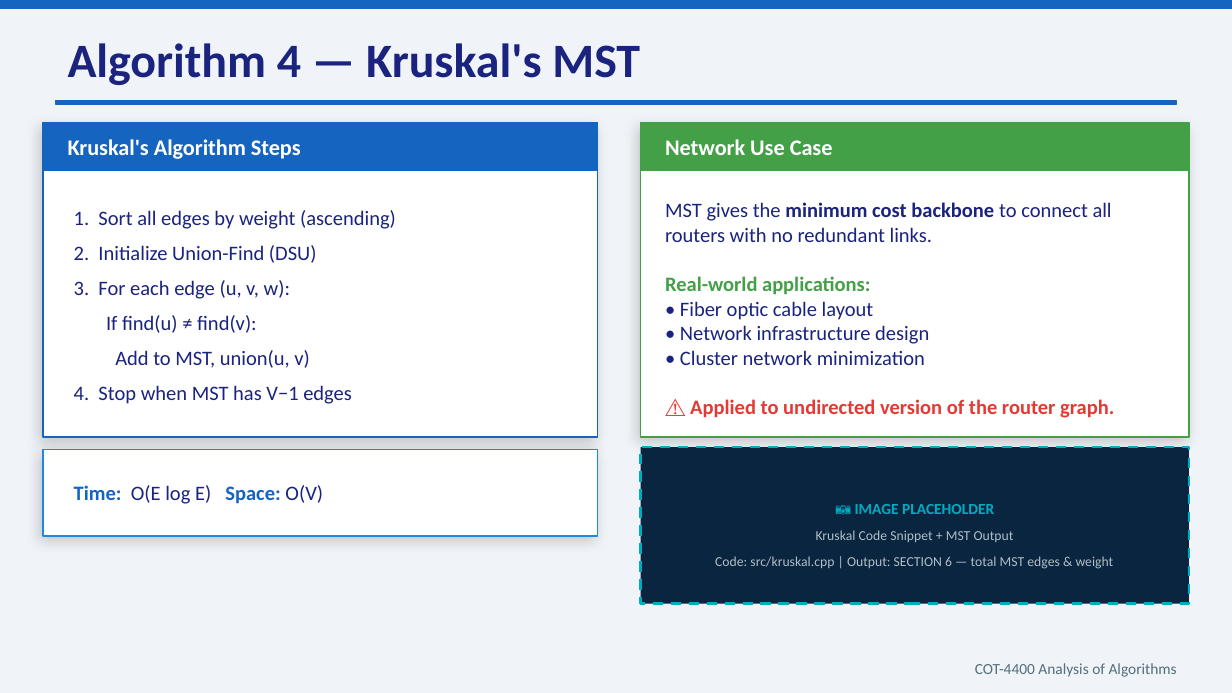
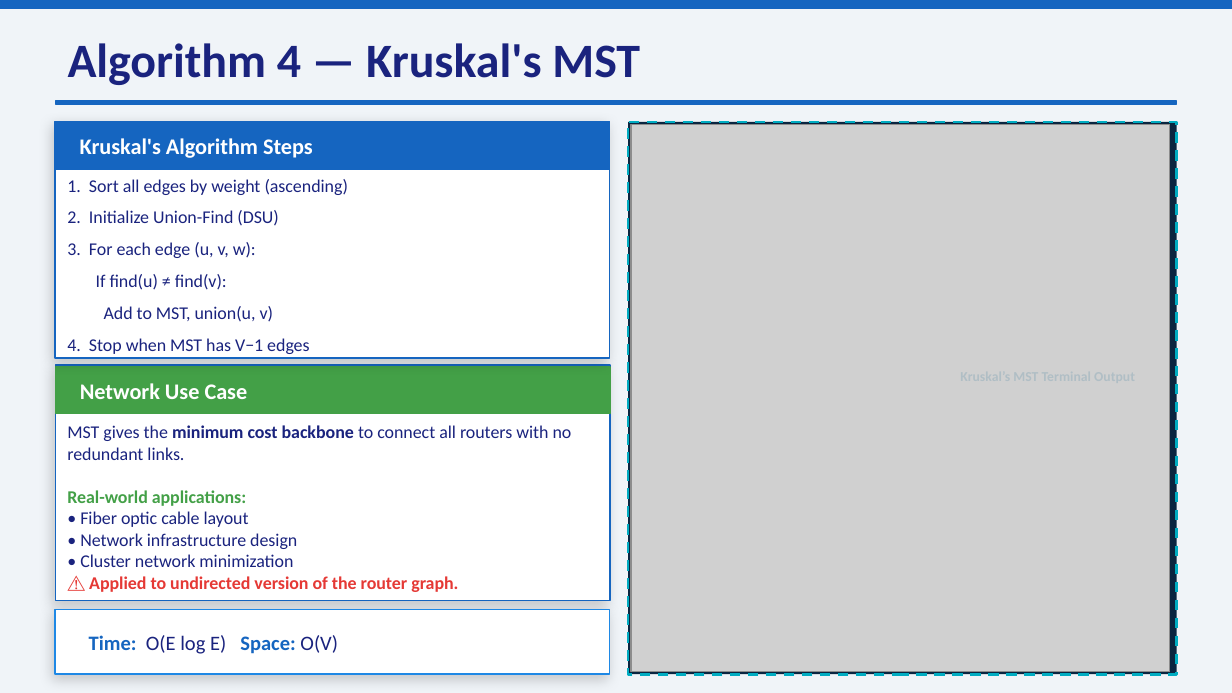
Before and after one commit to ZYXERO/COT4400-Router-Network-Optimization, a slide deck: slide 11 of docs/slides/COT4400_Presentation.pptx (slide 8 before the commit). Drawn at 1232x693 pixels with LibreOffice and Linux fonts; fonts in the diff are those of the drawing; grey boxes stand for pictures. Boxes give left, top, right and bottom in pixels: in the first picture for what was removed or moved away, otherwise in the second. Text is boxed around its words. In the diff, an @@ line names an element or a change of style, - is before the commit and + after.

```diff
--- a/docs/slides/COT4400_Presentation.pptx
+++ b/docs/slides/COT4400_Presentation.pptx
@@ rectangle: place and size @@
-rectangle at [43,123,598,170]
+rectangle at [55,122,610,169]
@@ rectangle: place and size @@
-rectangle at [43,123,598,437]
+rectangle at [55,122,610,359]
@@ text "Kruskal's Algorithm Steps": place and size @@
-text "Kruskal's Algorithm Steps" at [68,139,301,159]
+text "Kruskal's Algorithm Steps" at [80,138,313,158]
@@ rectangle: place and size @@
-rectangle at [641,447,1189,604]
+rectangle at [628,122,1177,674]
@@ picture added at [631,124,1169,671] @@
@@ rectangle removed at [641,123,1189,437] @@
@@ text "1. Sort all edges by ...": place and size @@
-text "1. Sort all edges by ..." at [74,210,396,404]
+text "1. Sort all edges by ..." at [67,179,348,354]
@@ text "1. Sort all edges by ..." at [67,179,348,354]: size 12 to 10.5 pt @@
@@ rectangle: place and size @@
-rectangle at [43,450,598,536]
+rectangle at [55,365,610,601]
@@ rectangle at [55,365,610,601]: outline #1E88E5 1 pt to #1565C0 1 pt @@
@@ rectangle: place and size @@
-rectangle at [641,123,1189,170]
+rectangle at [55,367,610,414]
@@ text "Network Use Case": place and size @@
-text "Network Use Case" at [665,139,833,155]
+text "Network Use Case" at [80,383,248,399]
@@ text "MST gives the minimum cost ..." at [67,425,572,592]: size 12 to 10.5 pt @@
@@ text "MST gives the minimum cost ...": place and size @@
-text "MST gives the minimum cost ..." at [665,202,1114,418]
+text "MST gives the minimum cost ..." at [67,425,572,592]
@@ text removed at [855,504,994,514] @@
-📷 IMAGE PLACEHOLDER
@@ text removed at [816,530,1014,542] @@
-Kruskal Code Snippet + MST Output
@@ text removed at [715,556,1114,569] @@
-Code: src/kruskal.cpp | Output: SECTION 6 — total MST edges & weight
@@ rectangle added at [55,610,610,675], fill #FFFFFF, outline #1E88E5 1 pt @@
@@ text "Time: O(E log E) Space: ...": place and size @@
-text "Time: O(E log E) Space: ..." at [74,485,323,504]
+text "Time: O(E log E) Space: ..." at [89,635,338,654]
@@ text removed at [975,663,1177,677] @@
-COT-4400 Analysis of Algorithms
```
Also in this commit, not shown: 10 other slides changed, 4 slides added, 2 other files.
